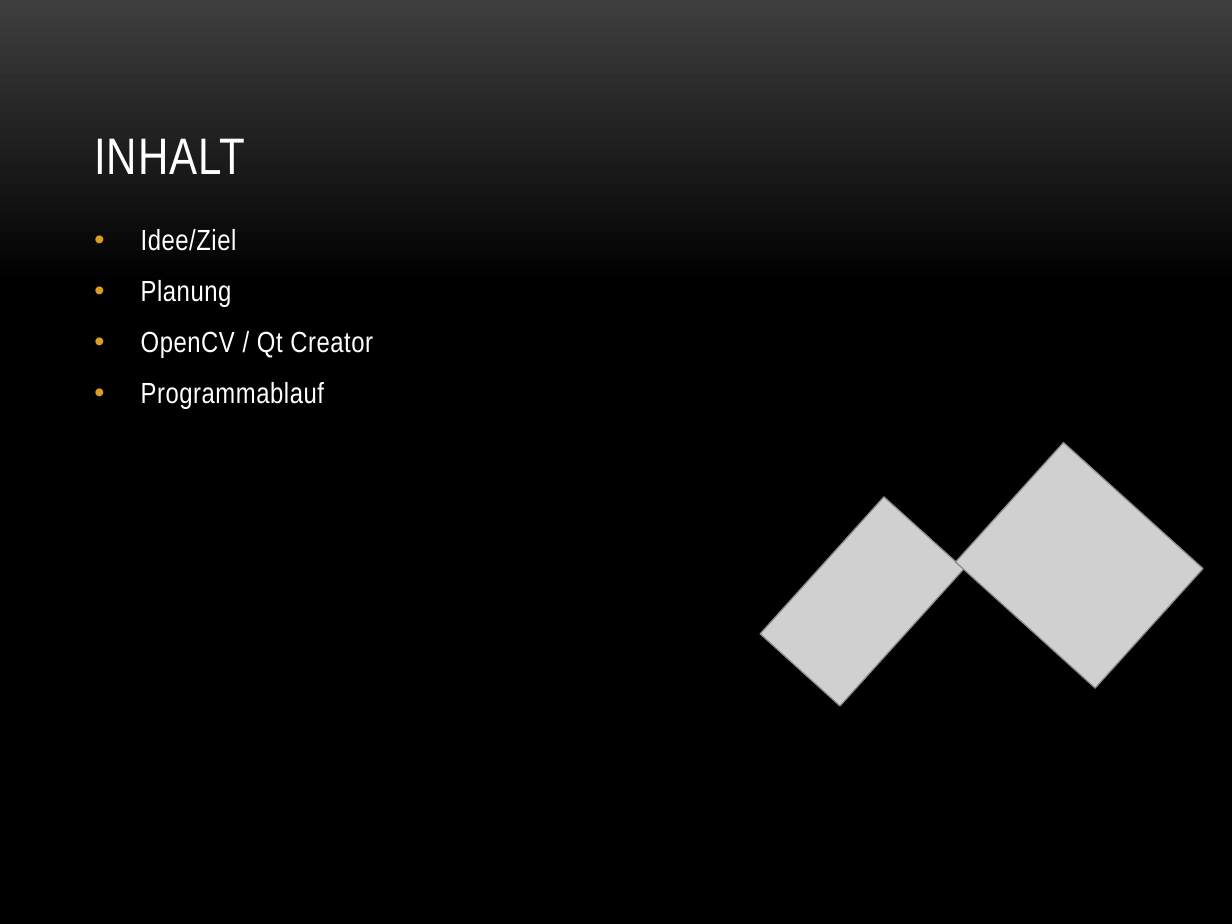
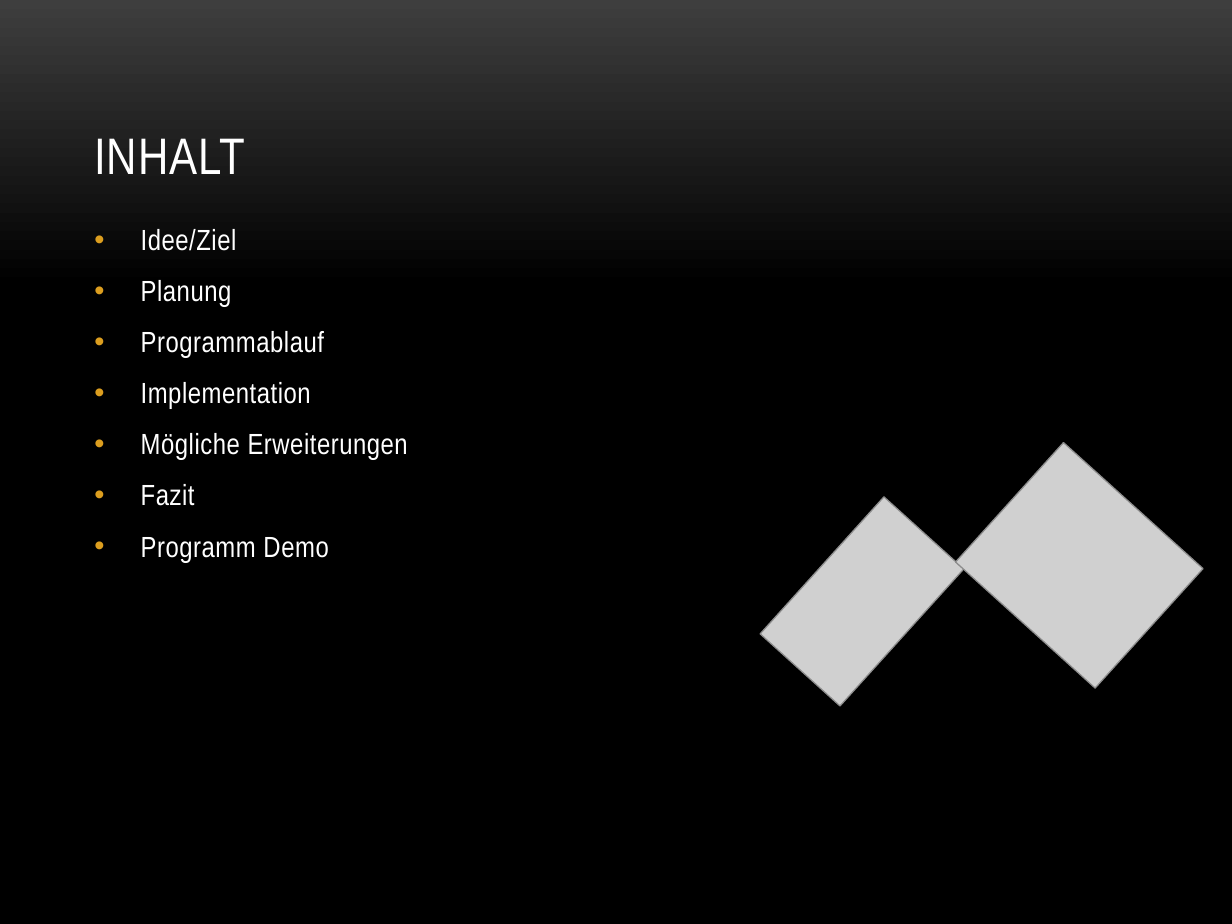
Before and after one commit to baertschi/Puzzle, a slide deck: slide 2 of Doku/Puzzle.pptx. Drawn at 1232x924 pixels with LibreOffice and Linux fonts; fonts in the diff are those of the drawing; grey boxes stand for pictures; background and template pictures are left out. Boxes give left, top, right and bottom in pixels: in the first picture for what was removed or moved away, otherwise in the second. Text is boxed around its words. In the diff, an @@ line names an element or a change of style, - is before the commit and + after.

Commit message:
added fazit and erweiterungen to presentation

```diff
--- a/Doku/Puzzle.pptx
+++ b/Doku/Puzzle.pptx
@@ text at [141, 331, 373, 358]: paragraph removed @@
-• OpenCV / Qt Creator
@@ text at [141, 382, 408, 562]: paragraphs added @@
+• Implementation
+• Mögliche Erweiterungen
+• Fazit
+• Programm Demo
```
Also in this commit, not shown: 1 other slide changed, 2 slides added.
